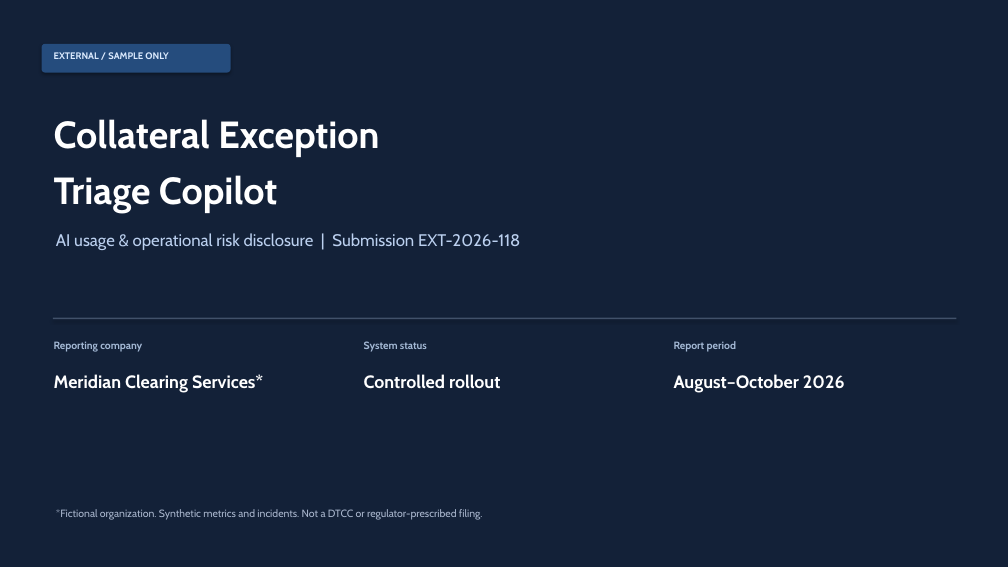
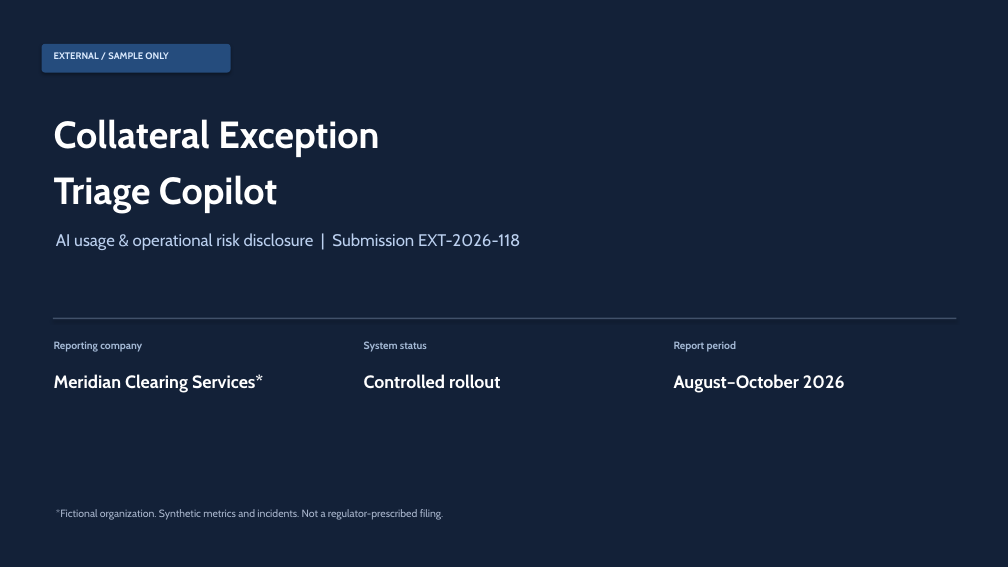
Before and after one commit to dagr8est1/ai_oversight, a slide deck: slide 1 of data/samples/Sample_External_AI_Usage_Disclosure.pptx. Drawn at 1008x567 pixels with LibreOffice and Linux fonts; fonts in the diff are those of the drawing. Boxes give left, top, right and bottom in pixels: in the first picture for what was removed or moved away, otherwise in the second. Text is boxed around its words. In the diff, an @@ line names an element or a change of style, - is before the commit and + after.

Commit message:
Remove DTCC references baked into the two Sample_ fixture files
Replaced the footer/disclaimer text in both files (every page's footer
in the PDF; the title slide and every table footer in the pptx) with
generic wording, making the fixtures not tied to any real organization.
Verified both still parse cleanly and the footer renders correctly.

```diff
--- a/data/samples/Sample_External_AI_Usage_Disclosure.pptx
+++ b/data/samples/Sample_External_AI_Usage_Disclosure.pptx
@@ text at (x1=56, y1=509, x2=444, y2=520): text changed @@
-*Fictional organization. Synthetic metrics and incidents. Not a DTCC or regulator-prescribed filing.
+*Fictional organization. Synthetic metrics and incidents. Not a regulator-prescribed filing.
```
Also in this commit, not shown: 6 other slides changed, 1 other file.
